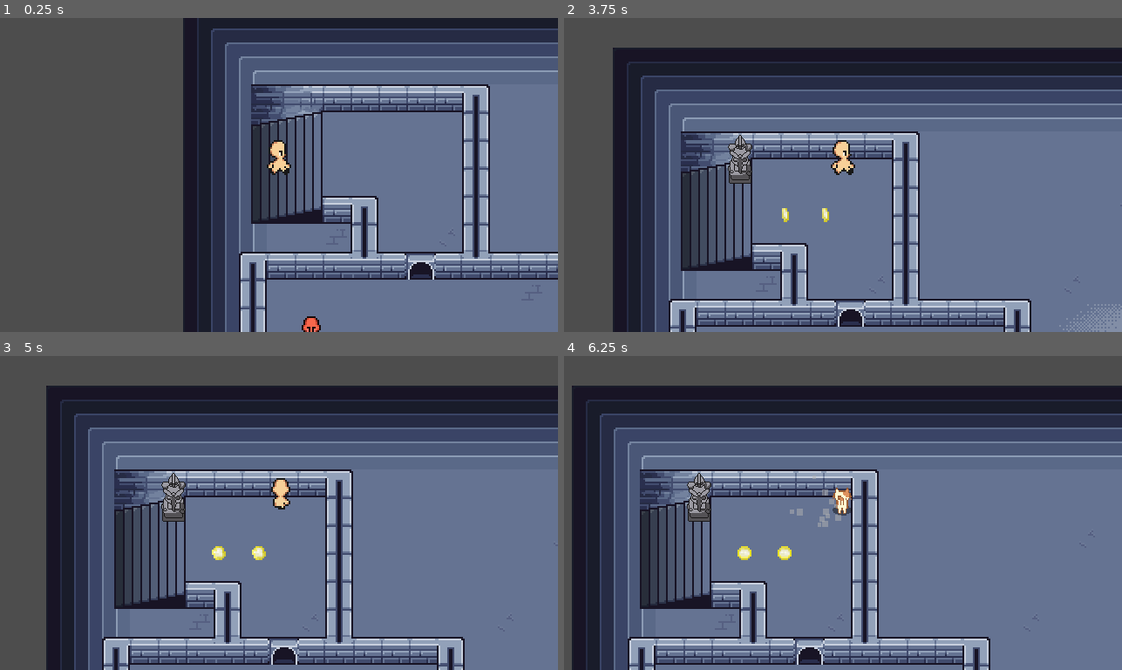
Above: before the commit, frames 1-4 (two rows, left to right).
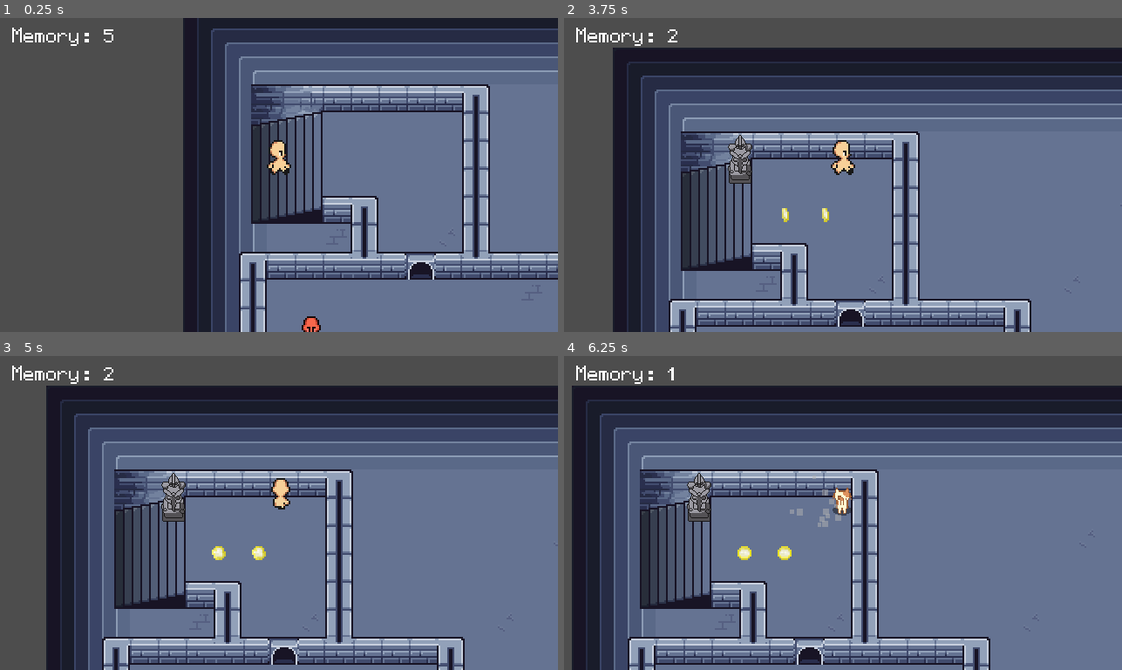
Above: after the commit, the same moments.

Repository: FastEverLast/testgame
Game: Godot game, scene res://scenes/levels/level2.tscn
Same seed, same stepped clock (60 frames per second), same inputs: the game is played once before the commit and once after it. This scene is started directly instead of the project's main scene.
Inputs (mouse positions are in pixels of both pictures, inside the frame that each line leads up to):
- Up to frame 1 (0.25 s): no input
- Up to frame 2 (3.75 s): move the mouse to (837, 181) at 0.52 s; hold 1 (form_base) 0.53-1.28 s; hold W (move_up) 0.53-2.78 s; move the mouse to (887, 178) at 1.27 s; tap 3 (form_cat) at 1.35 s; move the mouse to (798, 171) at 2.02 s; hold 2 (form_guard) 2.03-2.78 s; move the mouse to (848, 175) at 2.77 s; hold A (move_left) 2.78-3.53 s; tap 4 (form_statue) at 2.85 s; move the mouse to (820, 168) at 3.52 s; hold W (move_up) from 3.53 s (still down); hold E (interact) from 3.53 s (still down)
- Up to frame 3 (5 s): keep holding W (move_up); move the mouse to (306, 513) at 4.27 s; release E (interact) at 4.28 s; tap Shift (wheel_open) at 4.35 s
- Up to frame 4 (6.25 s): move the mouse to (815, 513) at 5.02 s; hold 1 (form_base) 5.03-5.78 s; move the mouse to (854, 506) at 5.77 s; release W (move_up) at 5.78 s; hold D (move_right) from 5.78 s (still down); tap 3 (form_cat) at 5.85 s

The runs differ from the first frame. In frame 1, 0.2% of the frame differs, in the area x 2-21%, y 3-9%; in frame 2, 0.6%, in the area x 2-100%, y 3-100%; in frame 3, 0.2%; in frame 4, 0.2%.

Commit message:
Level 2 inner workings

Diff:
--- a/scenes/characters/enemies/guard_enemy/guard_enemy.gd
+++ b/scenes/characters/enemies/guard_enemy/guard_enemy.gd
@@ -23,6 +23,8 @@
 @export var distance_sus := false
 @export var maximise_distance := false
 @export var patrol_offsets_high : Array[Vector2] = [Vector2(96, 0)]
+@export var get_him : bool = false
+@export var get_him_time := 0.8
 
 @onready var patrol_up : RayCast2D = $Patrol_Up
 @onready var patrol_down : RayCast2D = $Patrol_Down
@@ -44,6 +46,7 @@
 var talking := false	# True while he is in conversation, which means that he cannot move
 var look_target : Node2D = null
 var _resetting := false
+var _start_attack := false
 
 func _ready() -> void:
 	_points = [global_position]	# The array is populated, with the current position as the first stop, and the current pos
@@ -51,6 +54,7 @@
 	for offset in patrol_offsets:
 		_points.append(global_position + offset)
 
+	# print(self.name, ": ", _points)
 
 	_player = get_tree().get_first_node_in_group("player")
 
@@ -253,6 +257,13 @@
 func stop_talking() -> void:
 	talking = false
 	look_target = null
+	if get_him:
+		await get_tree().create_timer(0.1).timeout # Enough time to realise oh no...
+		_start_attack = true
+		await get_tree().create_timer(get_him_time).timeout
+		_start_attack = false
+
+
 
 func face(target : Node2D) -> void:
 	look_target = target
@@ -276,10 +287,14 @@
 		var sees := _can_see_player()	# Asks the question and stores the "true" or "false" answer
 
 		_guard_sfx(delta)				# Always run _guard_sfx
-		match _state:					# Call the right function depending on his mood
-			State.PATROL : _patrol(sees)
-			State.SUSPICIOUS : _suspicious(delta, sees)
-			State.ALERT : _alert(delta, sees)
+		if _start_attack:
+			_set_state(State.ALERT)
+			_alert(delta, true)
+		else:
+			match _state:					# Call the right function depending on his mood
+				State.PATROL : _patrol(sees)
+				State.SUSPICIOUS : _suspicious(delta, sees)
+				State.ALERT : _alert(delta, sees)
 
 
 func _on_conversation_helper_maximise_dist() -> void:
--- a/scenes/levels/level2.tscn
+++ b/scenes/levels/level2.tscn
@@ -16,9 +16,6 @@
 
 [node name="Level2" unique_id=1515612743 instance=ExtResource("1_e0cvd")]
 
-[node name="UI" parent="." index="0" unique_id=1543863405]
-visible = false
-
 [node name="Floor" parent="." index="1" unique_id=512615916]
 tile_map_data = PackedByteArray("AAD9//3/AwAFAAIAAAD9//7/AwAFAAMAAAD9////AwAFAAQAAAD9/wAAAwAFAAUAAAD9/wEAAwAFAAMAAAD9/w …(27360 unchanged characters)…
 
@@ -32,6 +29,7 @@
 position = Vector2(8, 16)
 scale = Vector2(-1, 1)
 direction_in = Vector2(1, 0)
+min_memory = 6
 
 [node name="Vent" parent="." index="6" unique_id=1633649404 instance=ExtResource("3_71baw")]
 position = Vector2(88, 72)
@@ -101,13 +99,28 @@
 position = Vector2(296, 280)
 
 [node name="Guard3" parent="." index="24" unique_id=975967794 instance=ExtResource("7_dj4wq")]
-position = Vector2(359, 196)
+position = Vector2(380, 199)
+patrol_offsets = Array[Vector2]([Vector2(-65, 0)])
+patrol_speed = 39.2
+detects_disguise = true
+maximise_distance = true
+patrol_offsets_high = Array[Vector2]([Vector2(455, 200), Vector2(380, 200)])
+get_him = true
 
 [node name="Guard4" parent="." index="25" unique_id=117241769 instance=ExtResource("7_dj4wq")]
-position = Vector2(243, 126)
+position = Vector2(266, 172)
+patrol_offsets = Array[Vector2]([Vector2(35, 0)])
+patrol_speed = 39.2
+detects_disguise = true
+maximise_distance = true
+patrol_offsets_high = Array[Vector2]([Vector2(230, 172), Vector2(325, 172)])
+get_him = true
 
-[node name="ConversationHelper" parent="." index="26" unique_id=459314372 instance=ExtResource("13_hgky1")]
-position = Vector2(313, 230)
+[node name="ConversationHelper" parent="." index="26" unique_id=459314372 node_paths=PackedStringArray("speakers", "audiences") instance=ExtResource("13_hgky1")]
+position = Vector2(311, 237)
+speakers = [NodePath("../Guard3"), NodePath("../Guard3"), NodePath("../Guard4")]
+audiences = [NodePath("../Player"), NodePath("../Guard4"), NodePath("../Guard3")]
+lines = Array[String](["...", "Did he just change h- his face value?!", "Stop breaking the forth wall and GET HIM!"])
 
 [connection signal="activated" from="FloorButton" to="Gate" method="_on_floor_button_activated"]
 [connection signal="activated" from="FloorButton" to="Gate2" method="_on_floor_button_activated"]
